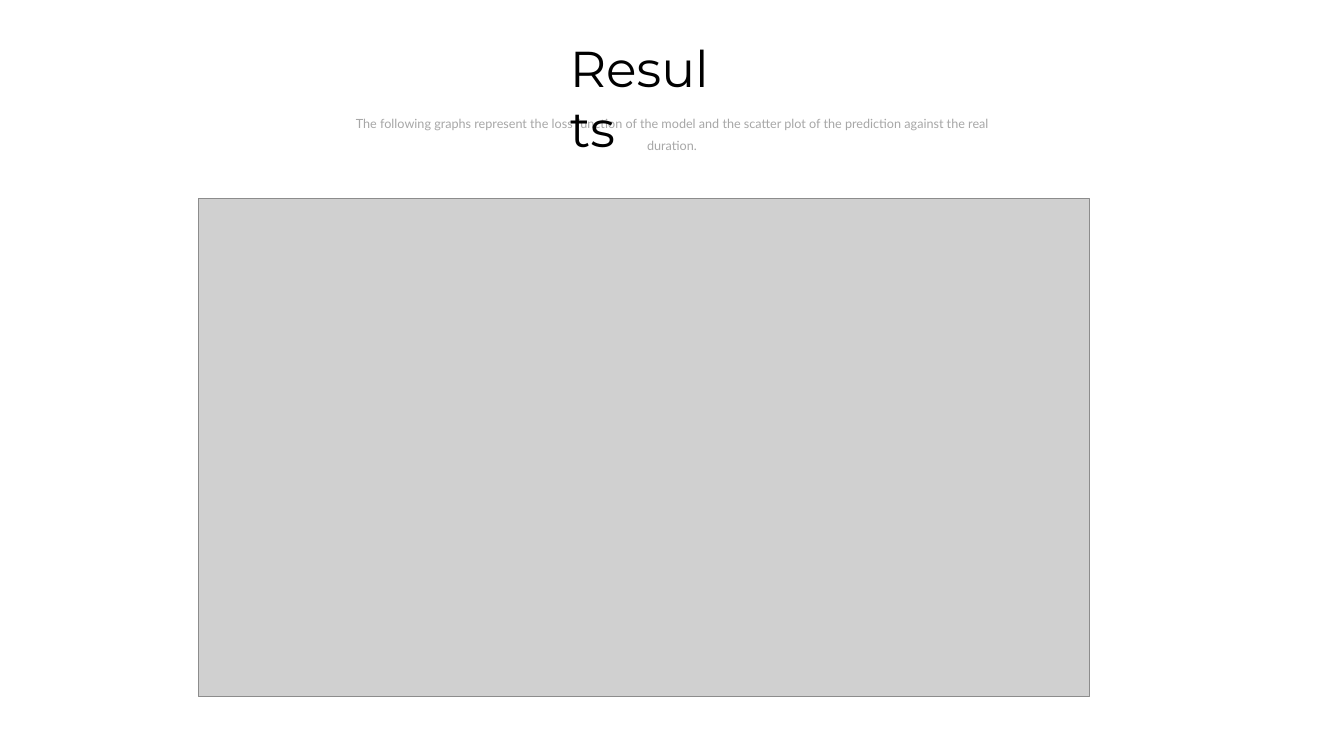
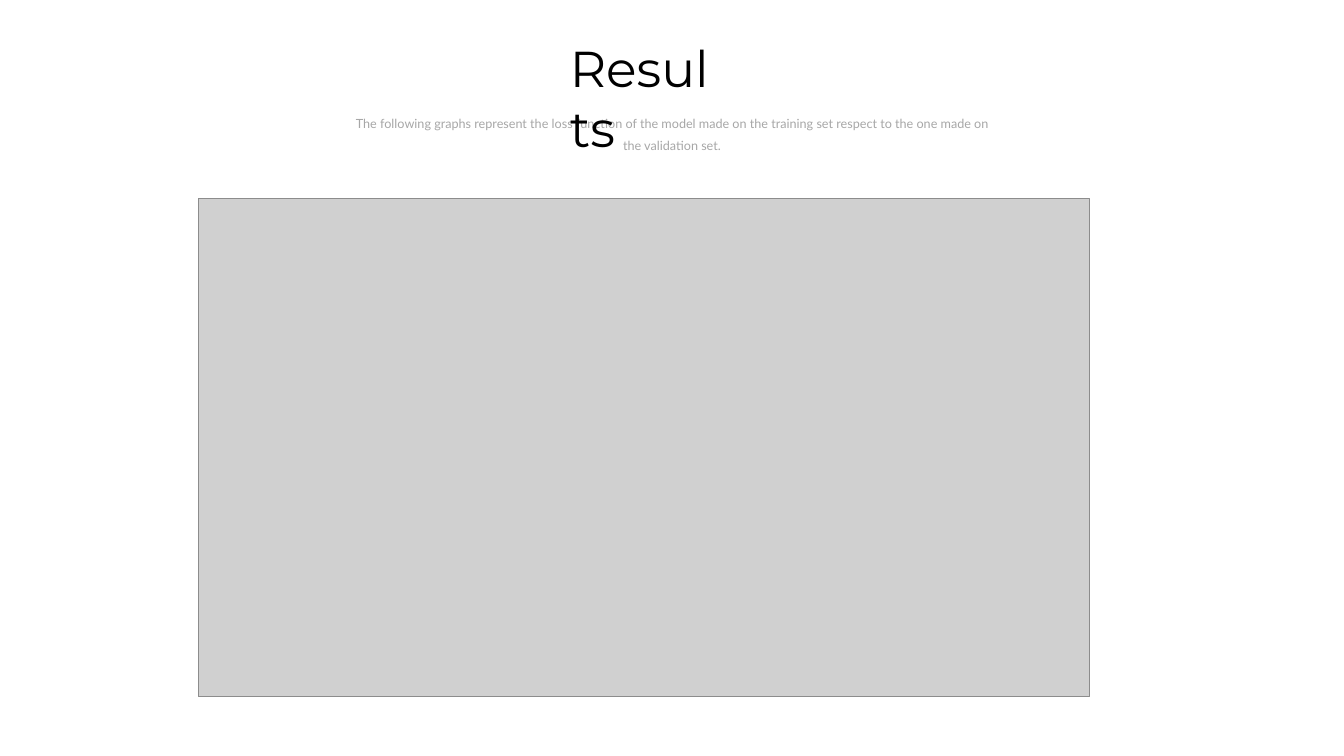
Before and after one commit to Chri1629/aml_project, a slide deck: slide 8 of presentation/presentation.pptx (slide 7 before the commit). Drawn at 1344x756 pixels with LibreOffice and Linux fonts; fonts in the diff are those of the drawing; grey boxes stand for pictures. Boxes give left, top, right and bottom in pixels: in the first picture for what was removed or moved away, otherwise in the second. Text is boxed around its words. In the diff, an @@ line names an element or a change of style, - is before the commit and + after.

```diff
--- a/presentation/presentation.pptx
+++ b/presentation/presentation.pptx
@@ text at (x1=356, y1=117, x2=988, y2=150): text changed @@
-The following graphs represent the loss function of the model and the scatter plot of the prediction against the real duration.
+The following graphs represent the loss function of the model made on the training set respect to the one made on the validation set.
```
Also in this commit, not shown: 2 other slides changed, 2 other files.
